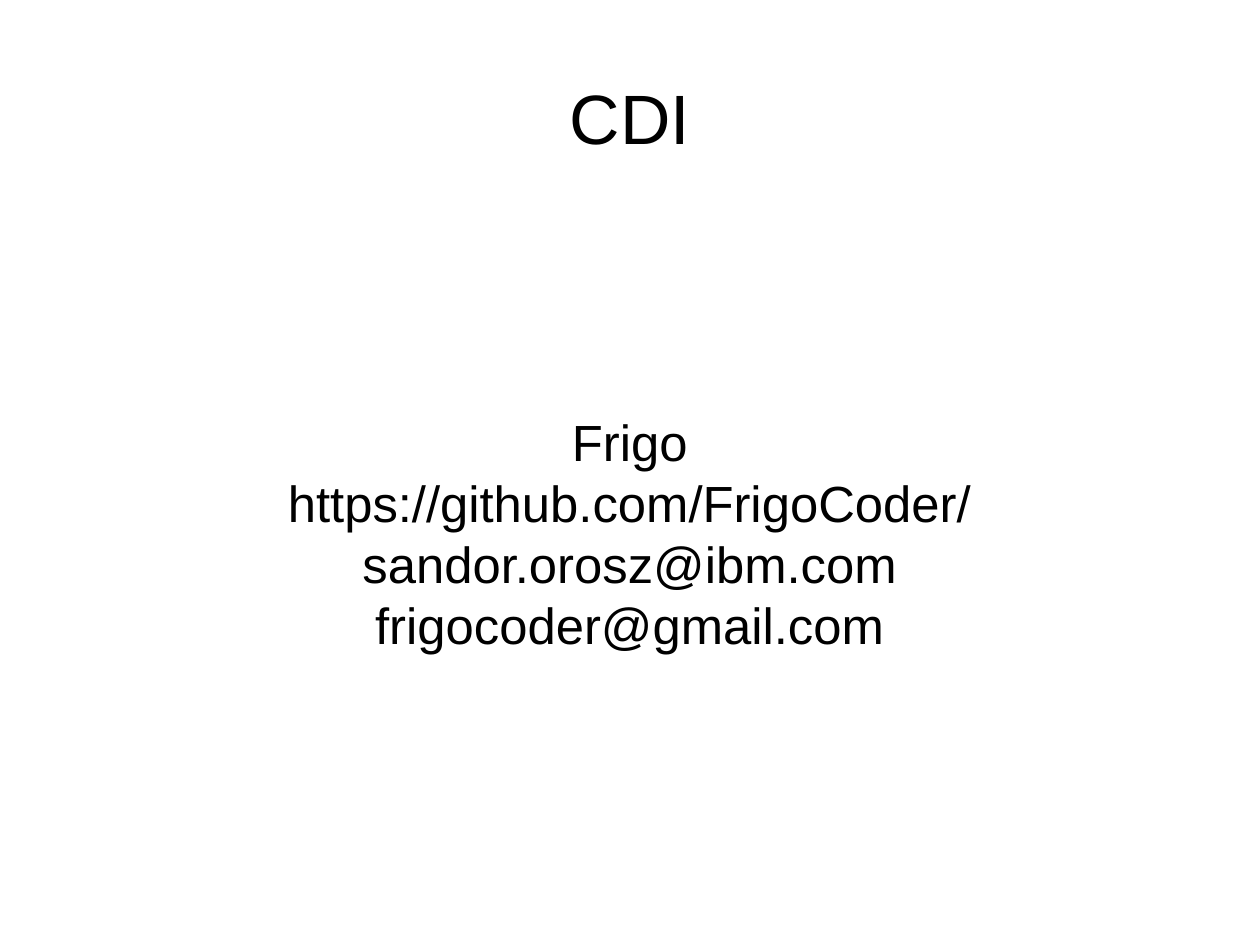
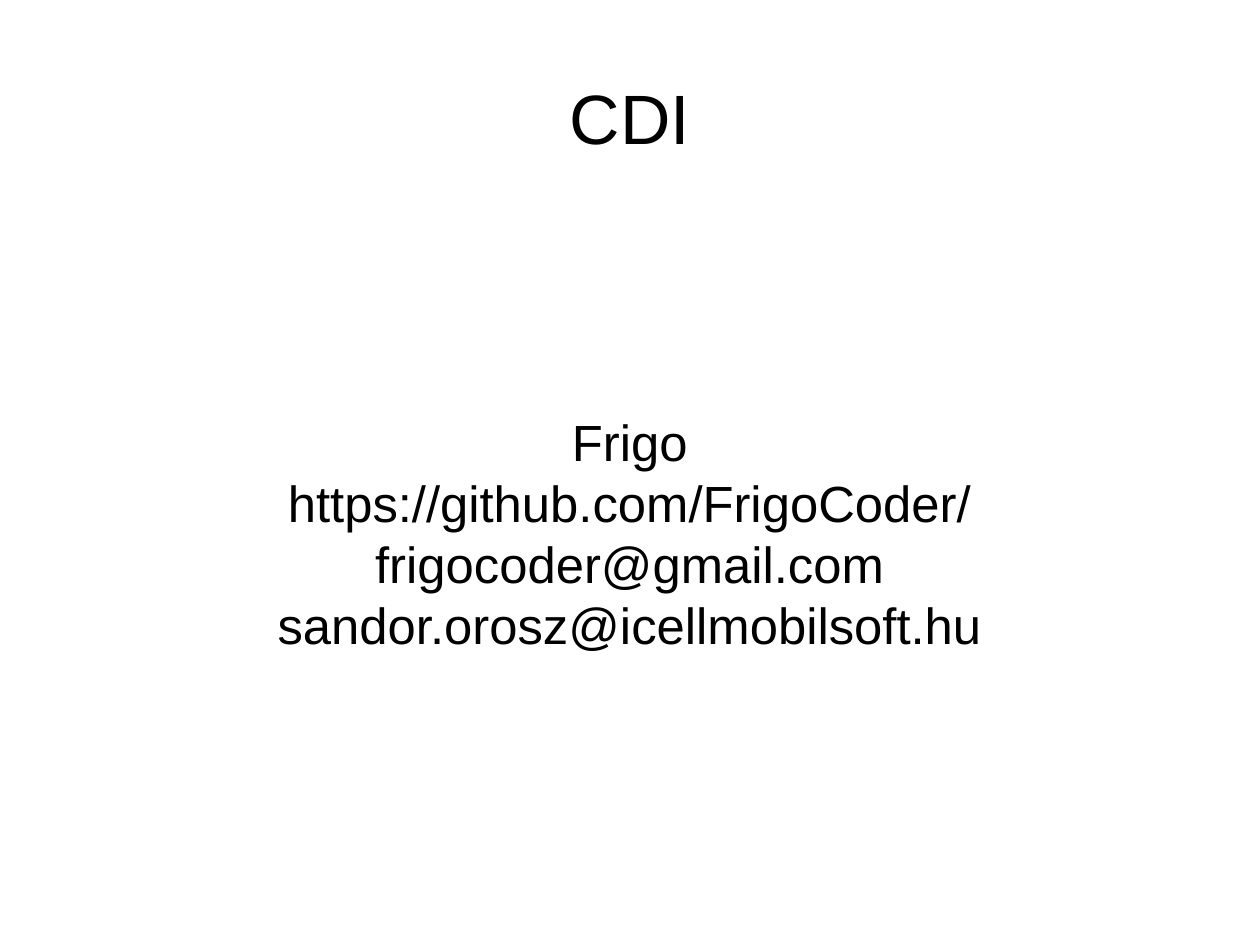
Before and after one commit to FrigoCoder/CDI, a slide deck: slide 1 of CDI.odp. Drawn at 1260x945 pixels with LibreOffice and Linux fonts; fonts in the diff are those of the drawing. Boxes give left, top, right and bottom in pixels: in the first picture for what was removed or moved away, otherwise in the second. Text is boxed around its words. In the diff, an @@ line names an element or a change of style, - is before the commit and + after.

```diff
--- a/CDI.odp
+++ b/CDI.odp
@@ subtitle at [362, 546, 896, 590]: paragraph removed @@
-sandor.orosz@ibm.com
@@ subtitle at [278, 607, 982, 651]: paragraph added @@
+sandor.orosz@icellmobilsoft.hu
```
Also in this commit, not shown: 1 other slide changed.
